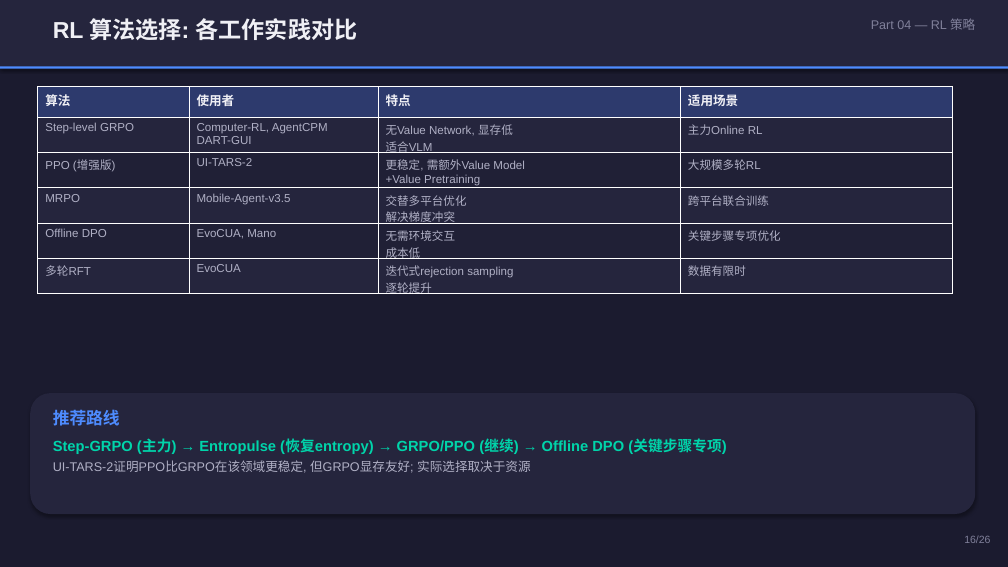
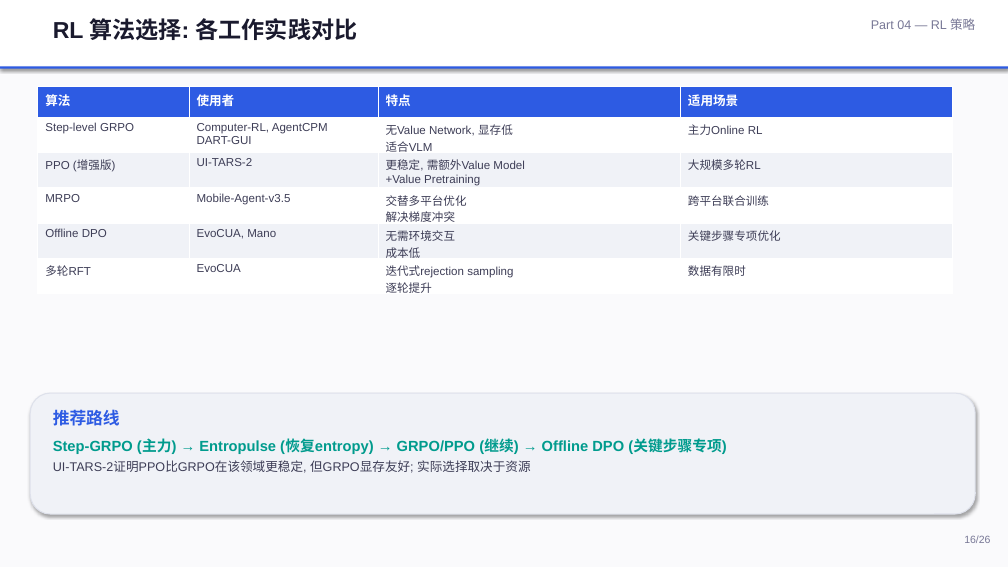
Before and after one commit to Pengxiang-Li/Cursor, a slide deck: slide 16 of CUA_Research_Report.pptx. Drawn at 1008x567 pixels with LibreOffice and Linux fonts; fonts in the diff are those of the drawing. Boxes give left, top, right and bottom in pixels: in the first picture for what was removed or moved away, otherwise in the second. Text is boxed around its words. In the diff, an @@ line names an element or a change of style, - is before the commit and + after.

```diff
--- a/CUA_Research_Report.pptx
+++ b/CUA_Research_Report.pptx
@@ background #1B1B2F to #FAFAFC @@
@@ rectangle at bbox=[0, 0, 1008, 68]: fill #25253D to #FFFFFF @@
@@ text "RL 算法选择: 各工作实践对比" at bbox=[53, 18, 357, 40]: text colour #F0F0F5 to #1A1A2E @@
@@ text "Part 04 — RL 策略" at bbox=[871, 18, 975, 30]: text colour #80809A to #787896 @@
@@ rectangle at bbox=[0, 67, 1008, 69]: fill #4E8CFF to #2D5BE3 @@
@@ table at bbox=[38, 87, 953, 297] @@
@@ fill #2D3A6D to #2D5BE3 in row 1 @@
@@ fill #25253D to #FFFFFF in 12 cells @@
@@ fill #202036 to #F0F2F7 in 8 cells @@
@@ text colour #F0F0F5 to #FFFFFF in "算法", "使用者", "特点", "适用场景" @@
@@ text colour #B0B0C5 to #3D3D56 @@
@@ rounded rectangle at bbox=[30, 393, 975, 514]: fill #25253D to #F0F2F7; outline none to #DEE1EB 1 pt @@
@@ text "推荐路线" at bbox=[53, 410, 726, 473]: text colour #4E8CFF to #2D5BE3 in "推荐路线"; text colour #00D4AA to #009B8D in "Step-GRPO (主力) → Entropulse (恢复entropy) → GRPO/PPO ..."; text colour #B0B0C5 to #3D3D56 in "UI-TARS-2证明PPO比GRPO在该领域更稳定, 但GRPO显存友好; 实际选择取决于资源" @@
@@ text "16/26" at bbox=[964, 535, 990, 543]: text colour #80809A to #787896 @@
```
Also in this commit, not shown: 25 other slides changed, 1 other file.
